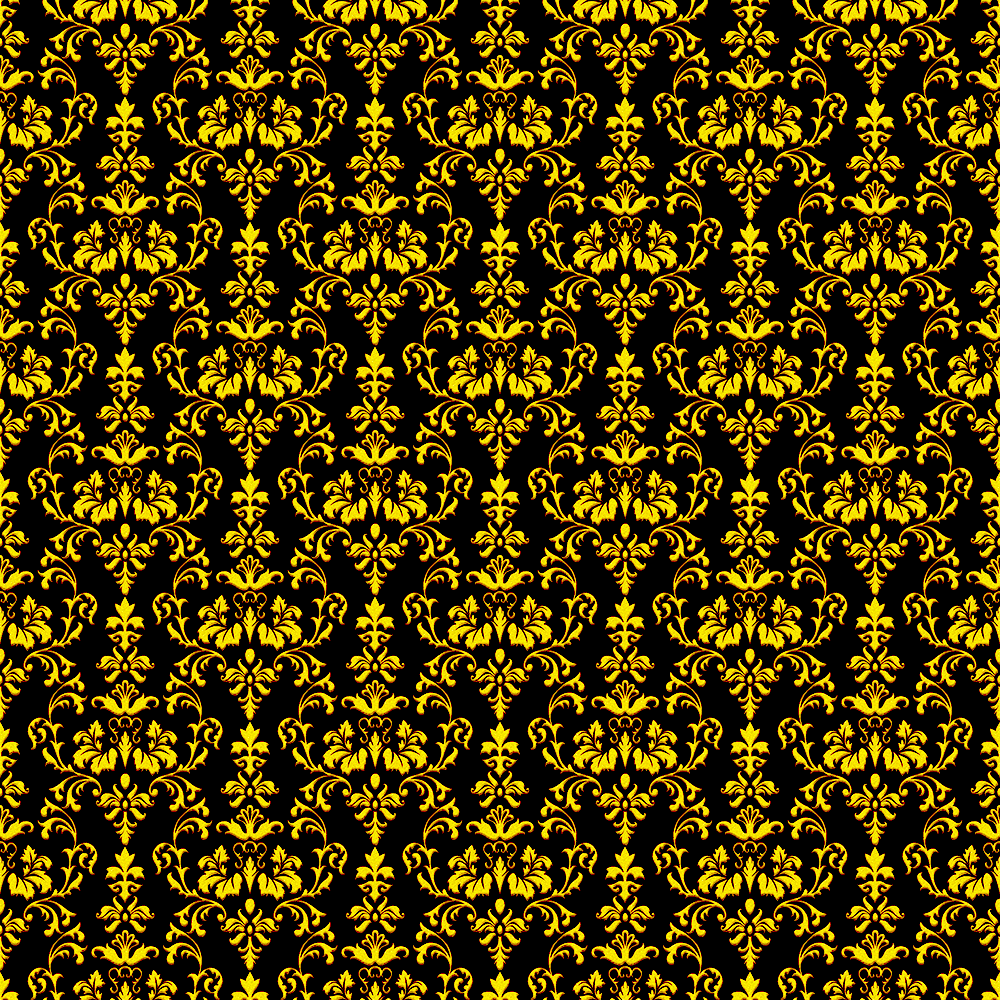
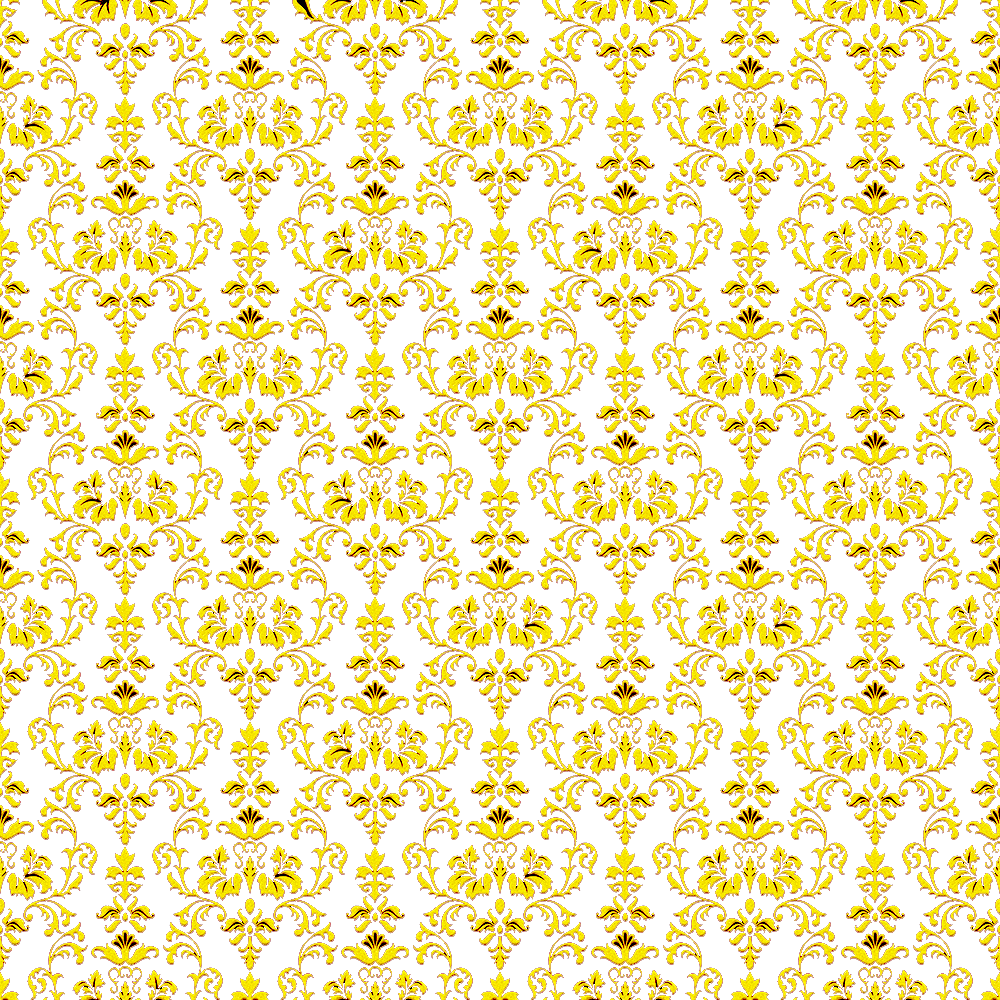
The second (1000, 1000) image is a revision of the first. Changes to its layers:
added layer "Background copy" above "Background" over [0, 0, 1000, 1000]
painted on "Background" over [0, 0, 1000, 1000]
